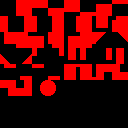
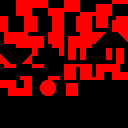
Comparing the layer stacks of the two 128px x 128px images. Changes:
painted on "Collision" over bbox(66, 83, 78, 96)
